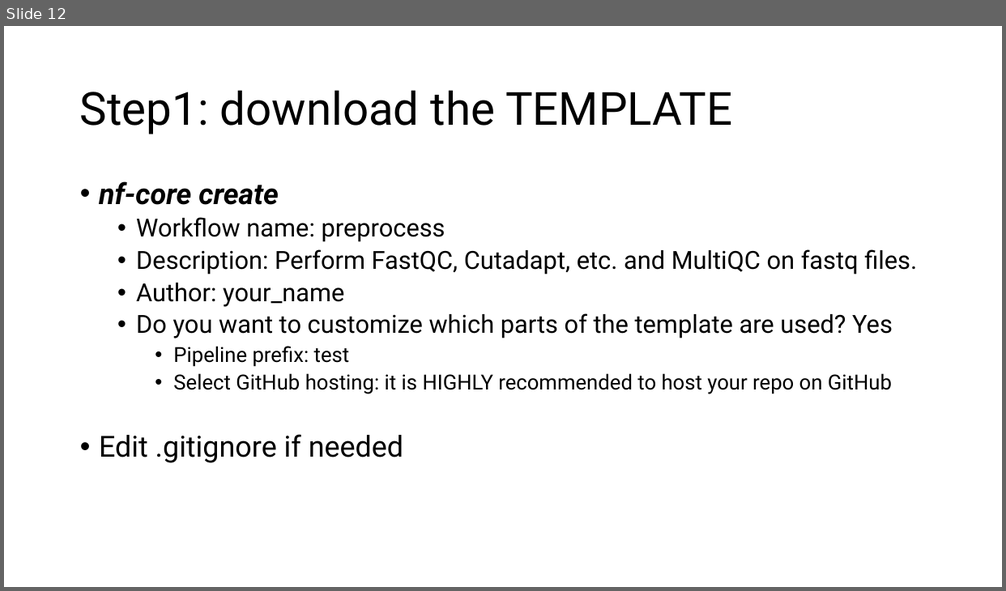
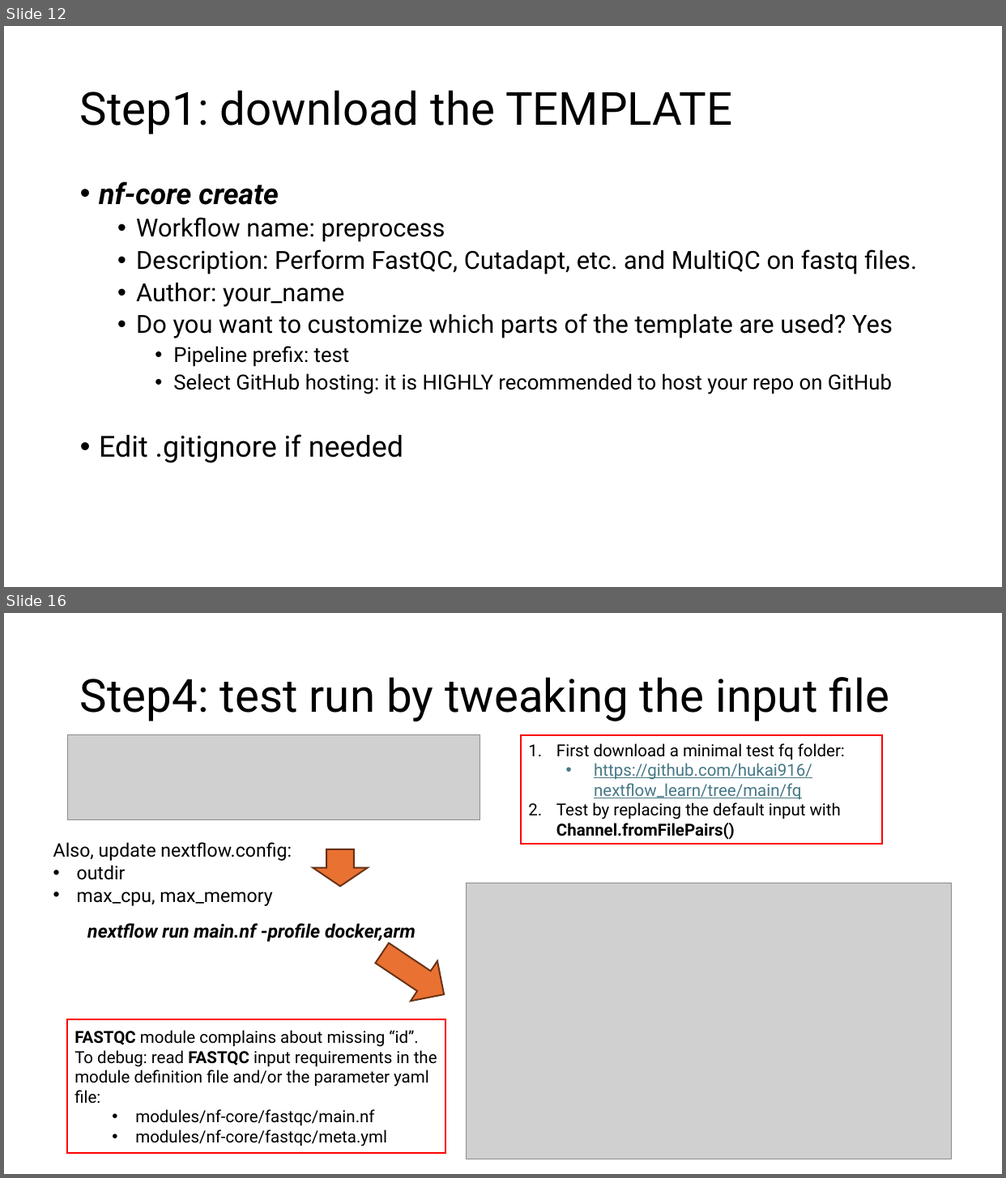
Before and after one commit to hukai916/nextflow_learn, a slide deck: nfcore_template.pptx. Shown one above the other, each under a label of ours: slide 12 before the commit, slides 12 and 16 after it; the slides between them are not shown. The pictures are 1006x591 and 1006x1178 pixels, drawn with LibreOffice and Linux fonts; fonts in the diff are those of the drawing; grey boxes stand for pictures. Boxes give left, top, right and bottom in pixels: in the first picture for what was removed or moved away, otherwise in the second. Text is boxed around its words. In the diff, an @@ line names an element or a change of style, - is before the commit and + after.

```diff
--- a/nfcore_template.pptx
+++ b/nfcore_template.pptx
@@ slide 16 added at (x1=4, y1=613, x2=1002, y2=1174), background #FFFFFF @@
@@ title added at (x1=80, y1=677, x2=890, y2=722), 44 pt, text #000000 @@
+Step4: test run by tweaking the input file
@@ picture added at (x1=68, y1=735, x2=481, y2=820) @@
@@ rectangle added at (x1=522, y1=736, x2=882, y2=845), fill #FFFFFF, outline #FF0000 1.5 pt, 16 pt, text #000000 @@
+1. First download a minimal test fq folder:
+  • https://github.com/hukai916/nextflow_learn/tree/main/fq
+2. Test by replacing the default input with Channel.fromFilePairs()
@@ text added at (x1=53, y1=842, x2=292, y2=906), 18 pt, text #000000 @@
+Also, update nextflow.config:
+• outdir
+• max_cpu, max_memory
@@ down arrow added at (x1=313, y1=850, x2=368, y2=886), fill #E97132, outline #663216 1.5 pt @@
@@ picture added at (x1=466, y1=884, x2=952, y2=1161) @@
@@ text added at (x1=87, y1=923, x2=415, y2=942), 18 pt, text #000000, bold, italic @@
+nextflow run main.nf -profile docker,arm
@@ down arrow added at (x1=368, y1=933, x2=457, y2=1015), fill #E97132, outline #663216 1.5 pt @@
@@ rectangle added at (x1=68, y1=1020, x2=445, y2=1154), fill #FFFFFF, outline #FF0000 1.5 pt, 16 pt, text #000000 @@
+FASTQC module complains about missing “id”. To debug: read FASTQC input requirements in the module definition file and/or the parameter yaml file:
+  • modules/nf-core/fastqc/main.nf
+  • modules/nf-core/fastqc/meta.yml
```
Also in this commit, not shown: 5 slides changed, 7 other slides added, 5 slides removed, 1 other file.
